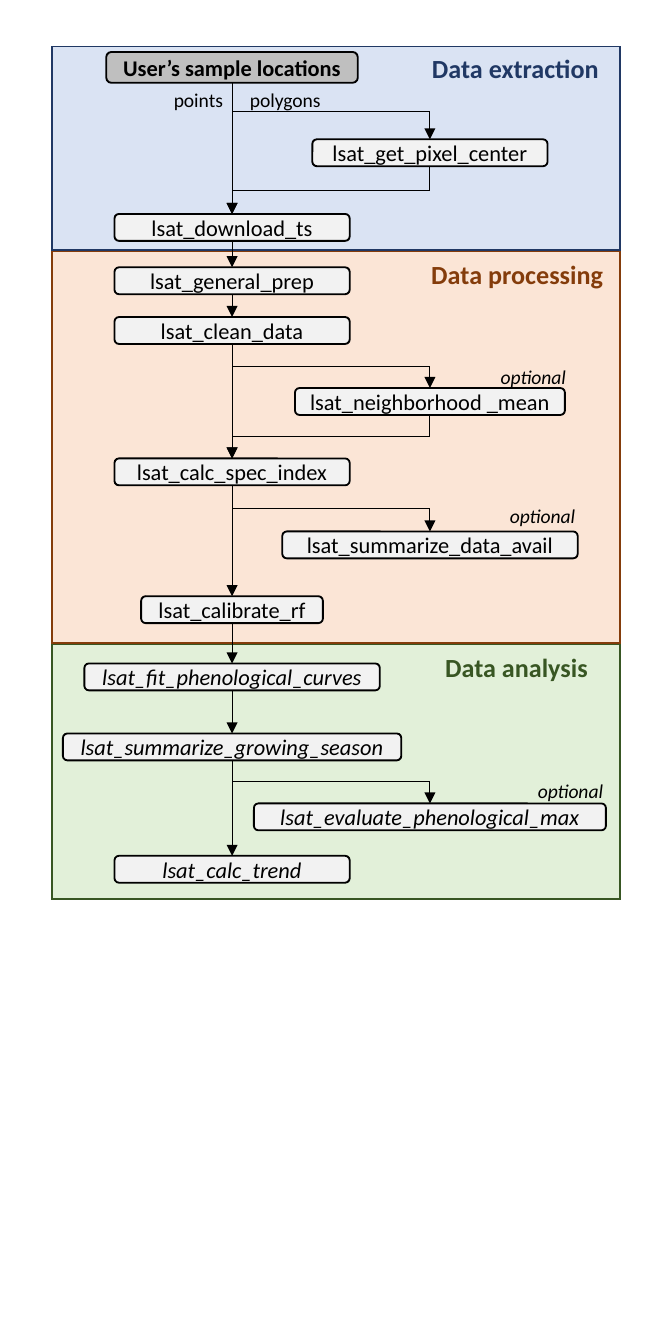
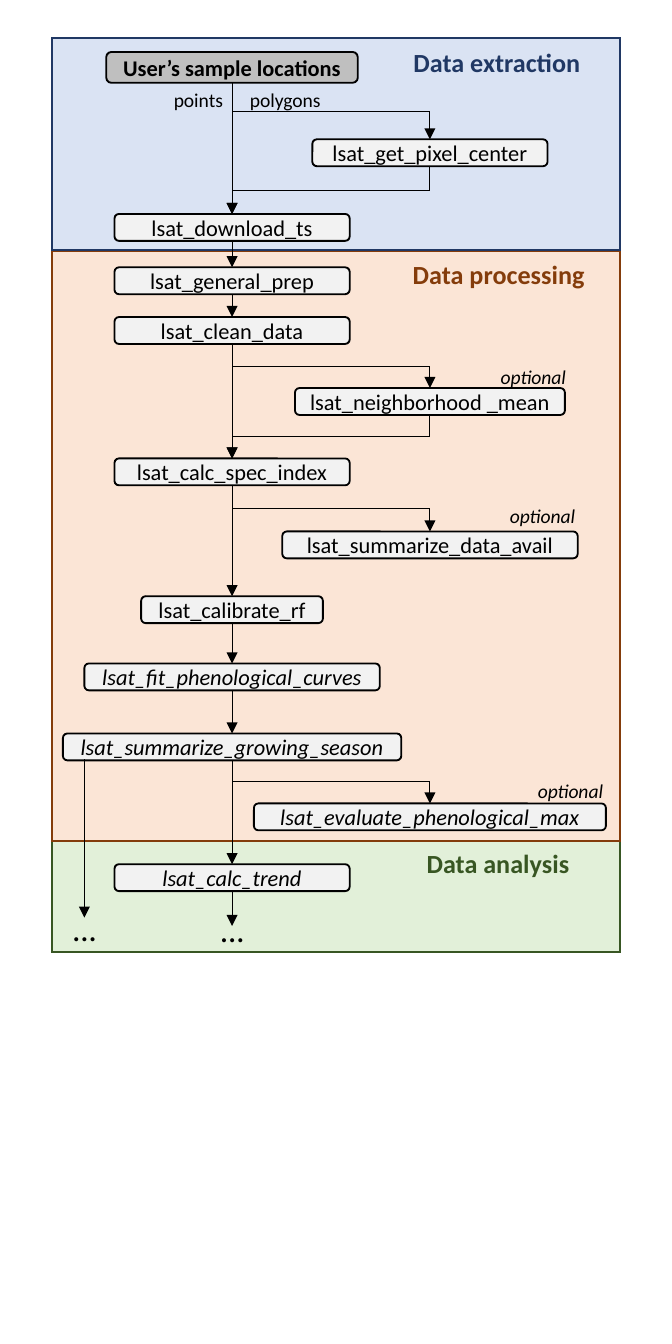
Before and after one commit to logan-berner/LandsatTS, a slide deck: slide 1 of man/manuscript/figures/figure 1 schematic.pptx. Drawn at 672x1344 pixels with LibreOffice and Linux fonts; fonts in the diff are those of the drawing. Boxes give left, top, right and bottom in pixels: in the first picture for what was removed or moved away, otherwise in the second. Text is boxed around its words. In the diff, an @@ line names an element or a change of style, - is before the commit and + after.

```diff
--- a/man/manuscript/figures/figure 1 schematic.pptx
+++ b/man/manuscript/figures/figure 1 schematic.pptx
@@ rectangle: place and size @@
-rectangle at [51, 47, 620, 250]
+rectangle at [51, 38, 620, 250]
@@ text "Data extraction": place and size @@
-text "Data extraction" at [432, 59, 599, 78]
+text "Data extraction" at [413, 53, 580, 72]
@@ rectangle: place and size @@
-rectangle at [51, 251, 620, 644]
+rectangle at [51, 251, 620, 841]
@@ text "Data processing": place and size @@
-text "Data processing" at [431, 265, 603, 289]
+text "Data processing" at [413, 265, 584, 289]
@@ arrow moved from (233, 761) - (233, 856) to (233, 761) - (233, 864) @@
@@ rectangle: place and size @@
-rectangle at [51, 644, 620, 899]
+rectangle at [51, 841, 620, 953]
@@ rounded rectangle "lsat_calc_trend": place and size @@
-rounded rectangle "lsat_calc_trend" at [114, 856, 349, 883]
+rounded rectangle "lsat_calc_trend" at [114, 864, 349, 891]
@@ text "Data analysis": place and size @@
-text "Data analysis" at [445, 658, 588, 681]
+text "Data analysis" at [427, 854, 569, 877]
@@ group added at [60, 759, 261, 956]: 2 arrows, 2 texts @@
+…
+…
```
Also in this commit, not shown: 7 other files.
